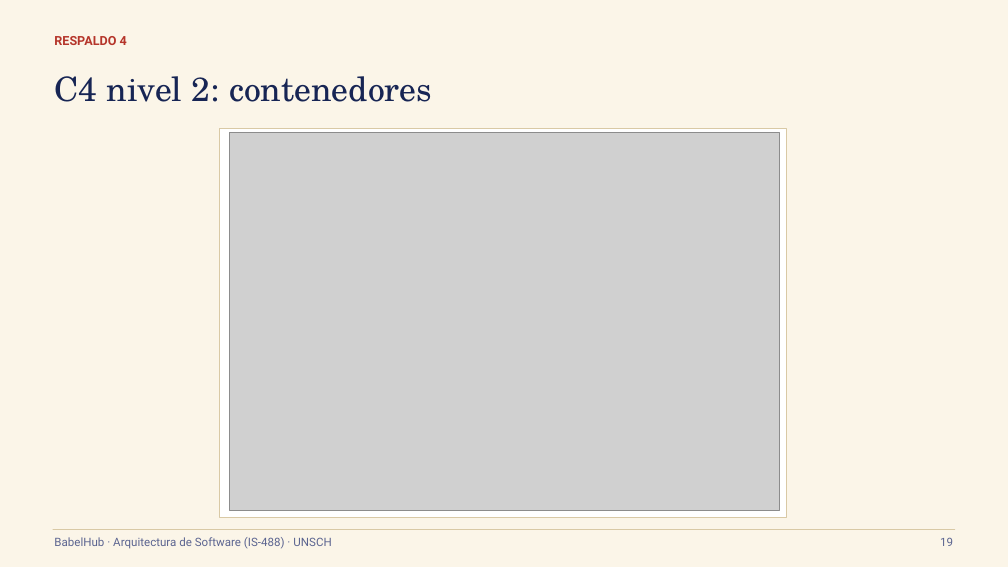
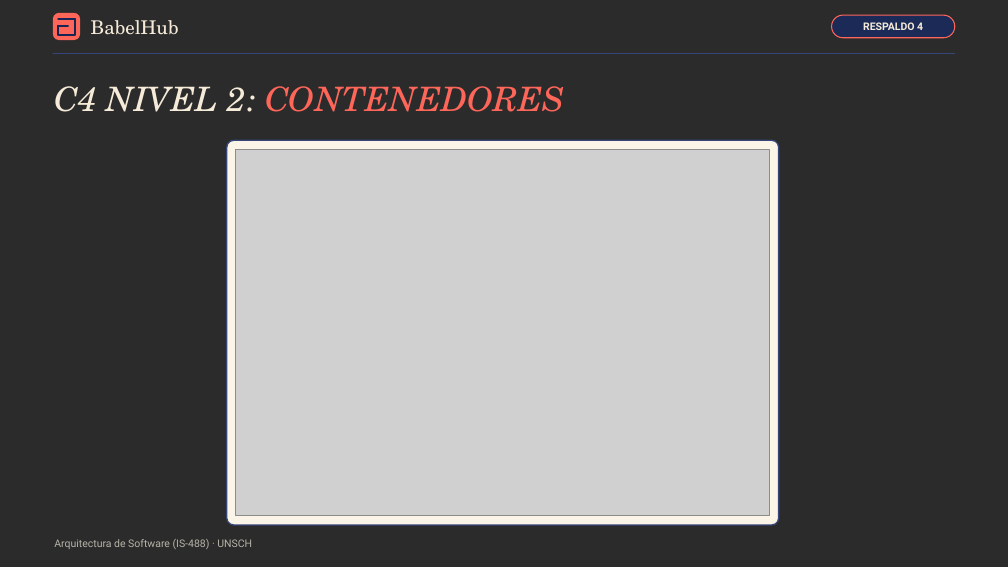
Before and after one commit to P35C4D0R4B1050/BabelHub, a slide deck: slide 19 of docs/BabelHub_Exposicion.pptx. Drawn at 1008x567 pixels with LibreOffice and Linux fonts; fonts in the diff are those of the drawing; grey boxes stand for pictures; background and template pictures are left out; a plain dark background stands for a picture behind light text. Boxes give left, top, right and bottom in pixels: in the first picture for what was removed or moved away, otherwise in the second. Text is boxed around its words. In the diff, an @@ line names an element or a change of style, - is before the commit and + after.

```diff
--- a/docs/BabelHub_Exposicion.pptx
+++ b/docs/BabelHub_Exposicion.pptx
@@ background #FBF5E8 to picture (left out) @@
@@ rounded rectangle added at <box>53,13,80,40</box>, fill #FF665A @@
@@ line added from (58, 19) to (75, 19), #172554 1.75 pt @@
@@ line added from (58, 35) to (58, 26), #172554 1.75 pt @@
@@ line added from (58, 26) to (68, 26), #172554 1.75 pt @@
@@ line added from (75, 19) to (75, 35), #172554 1.75 pt @@
@@ text added at <box>91,20,179,35</box>, 18 pt, text #F5EBD8 @@
+BabelHub
@@ rounded rectangle "RESPALDO 4": place and size @@
-rounded rectangle "RESPALDO 4" at <box>54,36,127,45</box>
+rounded rectangle "RESPALDO 4" at <box>832,15,955,38</box>
@@ rounded rectangle "RESPALDO 4" at <box>832,15,955,38</box>: size 12 to 10 pt, text colour #B5352A to #F5EBD8; alignment left to centre; vertical alignment top to middle; fill none to #1B2A57; outline none to #FF665A 1 pt @@
@@ line added from (53, 53) to (955, 53), #36457A 0.75 pt @@
@@ line added from (75, 35) to (58, 35), #172554 1.75 pt @@
@@ text at <box>54,86,565,112</box>: text changed; text colour #172554 to #FF665A; italic on @@
-C4 nivel 2: contenedores
+C4 NIVEL 2: CONTENEDORES
@@ rectangle removed at <box>219,129,786,518</box> @@
@@ rounded rectangle added at <box>227,141,779,526</box>, fill #FBF5E8, outline #36457A 1.25 pt @@
@@ picture: place and size @@
-picture at <box>229,132,780,510</box>
+picture at <box>236,150,770,516</box>
@@ line removed from (53, 529) to (955, 529) @@
@@ text at <box>54,539,252,549</box>: text changed; size 11 to 10 pt; text colour #5B6490 to #B7B3A8 @@
-BabelHub · Arquitectura de Software (IS-488) · UNSCH
+Arquitectura de Software (IS-488) · UNSCH
@@ text removed at <box>940,537,953,546</box> @@
-19
```
Also in this commit, not shown: 24 other slides changed.
